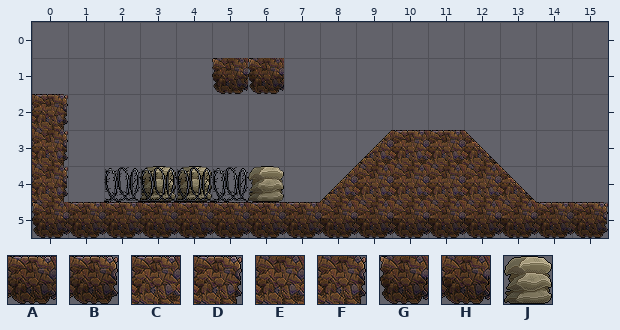
Two states of a Tiled map (JSON), assets/map/map.json. Above: the version before the commit.
Cells are 48x48 px. Shown: x 0..15, y 0..5.
Key: from "TilesetUpdated": A 2, B 3, C 6, D 7, E 10, F 11, G 13, H 14, J 17.
_ is an empty cell.
Layers that did not change in this view are not listed.
Layer "Ground" before, first column x 0:
0 ________________
1 _____GG_________
2 D_______________
3 F_________CC____
4 F________EEEE___
5 GAAAAAAAHHHHHHAB
Now the later version:
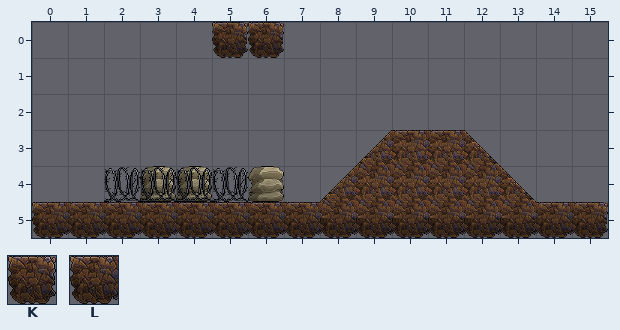
Further tiles: from "TilesetUpdated": K 0, L 1.
What changed:
Layer "Ground":
Tile L replaces tile G in row 5 at x 0.
Tile D is gone in row 2 at x 0.
Tile F is gone in rows 3 to 4 at x 0.
Tile G is gone in row 1 at x 5 to 6.
Layer "Objects":
Tile K is added in row 0 at x 5 to 6.
Pixel boxes of the changes (left, top, right, bottom) in both pictures:
changed: (212, 22, 284, 94)
changed: (32, 94, 68, 232)
